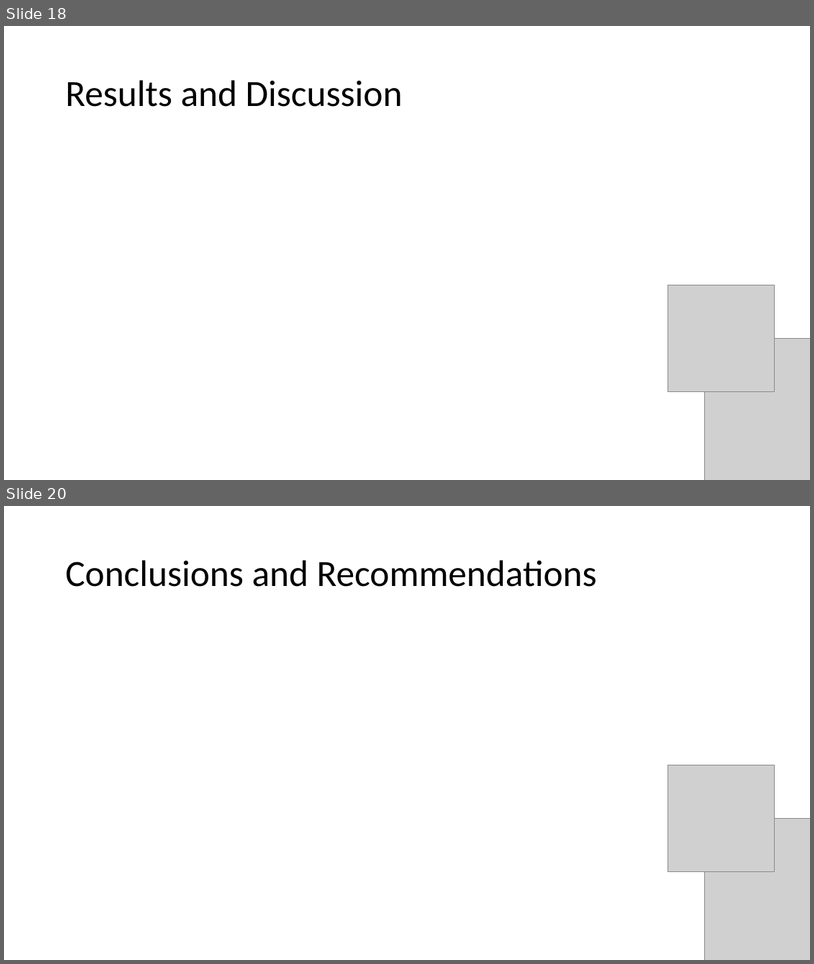
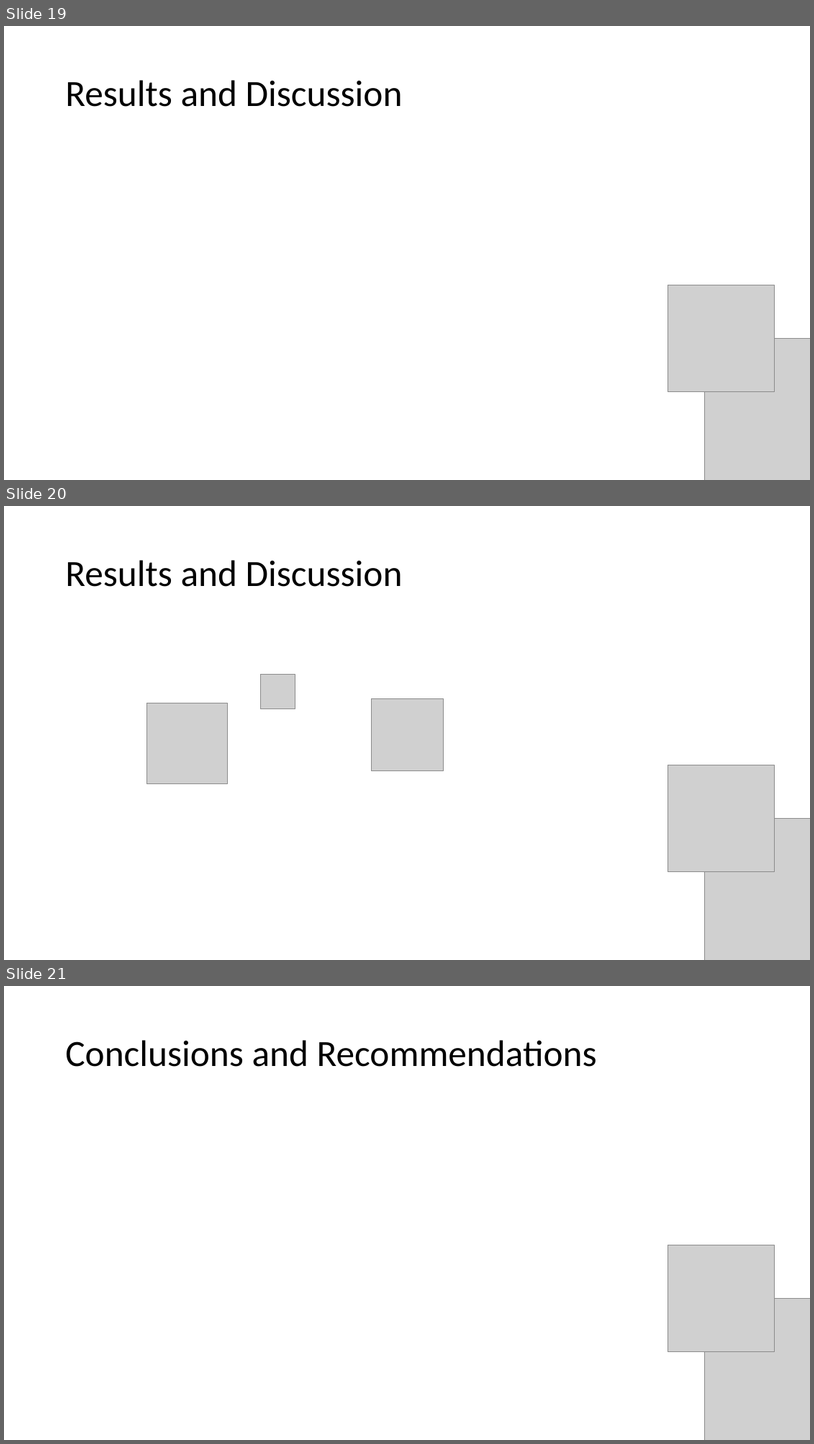
Before and after one commit to seans888/Project---Automate-Election, a slide deck: Documentation/Research Paper/CSPROJ Presentation.pptx. Shown one above the other, each under a label of ours: slides 18 and 20 before the commit, slides 19, 20 and 21 after it; the slides between them are not shown. The pictures are 814x964 and 814x1444 pixels, drawn with LibreOffice and Linux fonts; fonts in the diff are those of the drawing; grey boxes stand for pictures. Boxes give left, top, right and bottom in pixels: in the first picture for what was removed or moved away, otherwise in the second. Text is boxed around its words. In the diff, an @@ line names an element or a change of style, - is before the commit and + after.

```diff
--- a/Documentation/Research Paper/CSPROJ Presentation.pptx
+++ b/Documentation/Research Paper/CSPROJ Presentation.pptx
@@ slide 20 added at [4,506,810,960], background #FFFFFF @@
@@ title added at [65,560,403,587], 44 pt, text #000000 @@
+Results and Discussion
@@ picture added at [260,674,295,708] @@
@@ picture added at [371,699,443,771] @@
@@ picture added at [147,703,227,783] @@
@@ picture added at [669,765,775,871] @@
@@ picture added at [705,818,810,960] @@
@@ what was slide 18 is now slide 19 @@
@@ what was slide 20 is now slide 21 @@
```
Also in this commit, not shown: 1 slide changed, 1 other slide added, 1 slide removed.
